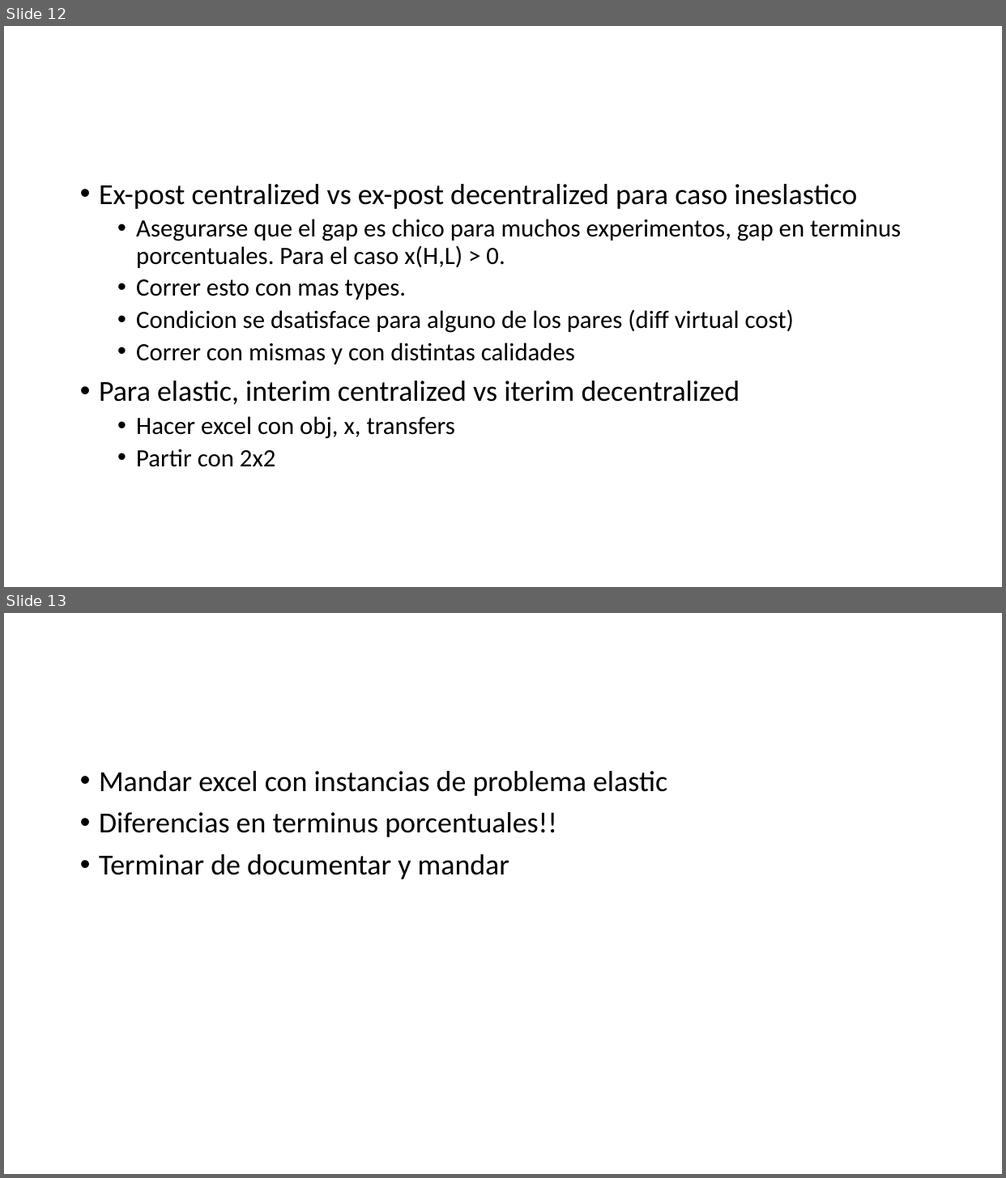
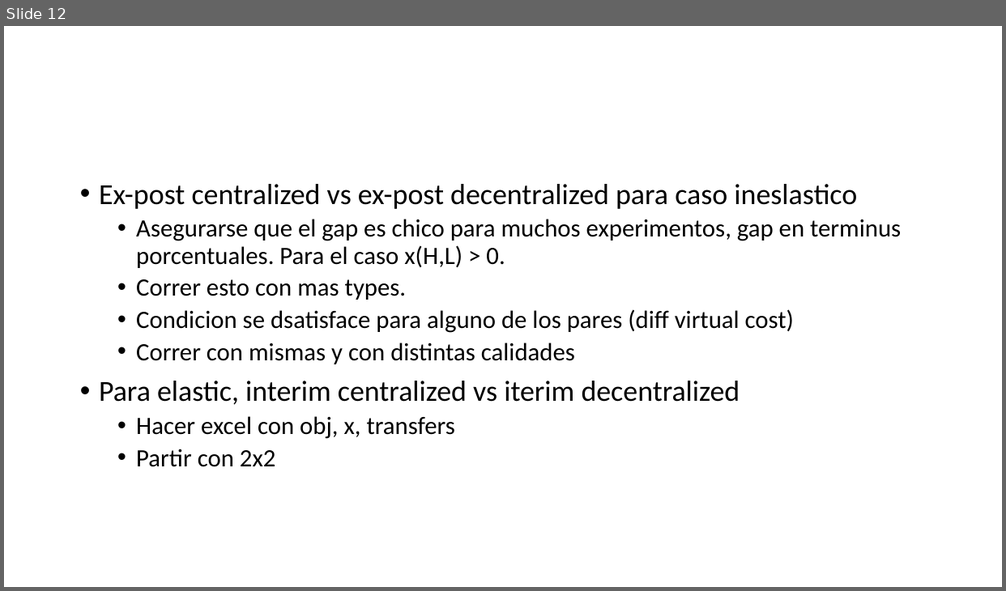
Before and after one commit to iriosu/PMDP, a slide deck: Presentations/Presentation_041518.pptx. Shown one above the other, each under a label of ours: slides 12 and 13 before the commit, slide 12 after it. The pictures are 1006x1178 and 1006x591 pixels, drawn with LibreOffice and Linux fonts; fonts in the diff are those of the drawing. Boxes give left, top, right and bottom in pixels: in the first picture for what was removed or moved away, otherwise in the second. Text is boxed around its words. In the diff, an @@ line names an element or a change of style, - is before the commit and + after.

```diff
--- a/Presentations/Presentation_041518.pptx
+++ b/Presentations/Presentation_041518.pptx
@@ slide 13 removed at [4, 613, 1002, 1174], background #FFFFFF @@
@@ text removed at [99, 771, 667, 879] @@
-• Mandar excel con instancias de problema elastic
-• Diferencias en terminus porcentuales!!
-• Terminar de documentar y mandar
```
Also in this commit, not shown: 7 other files.
